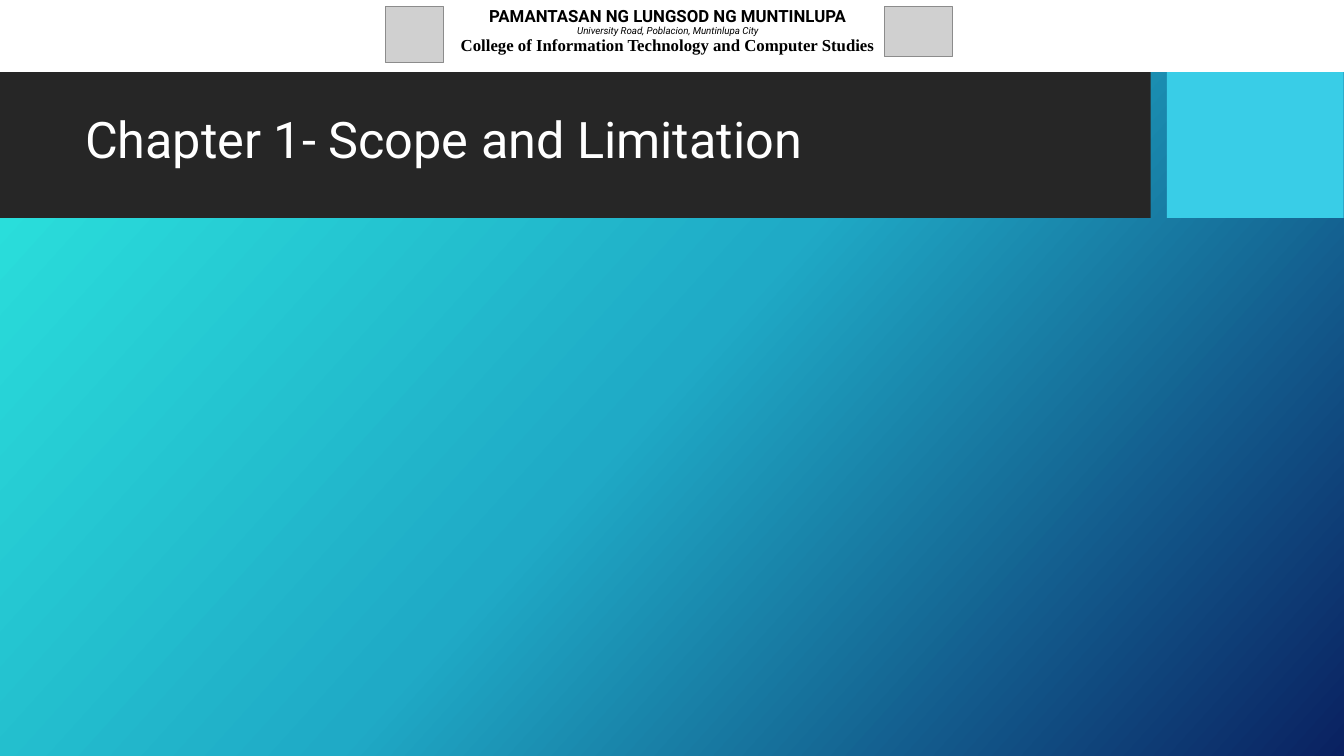
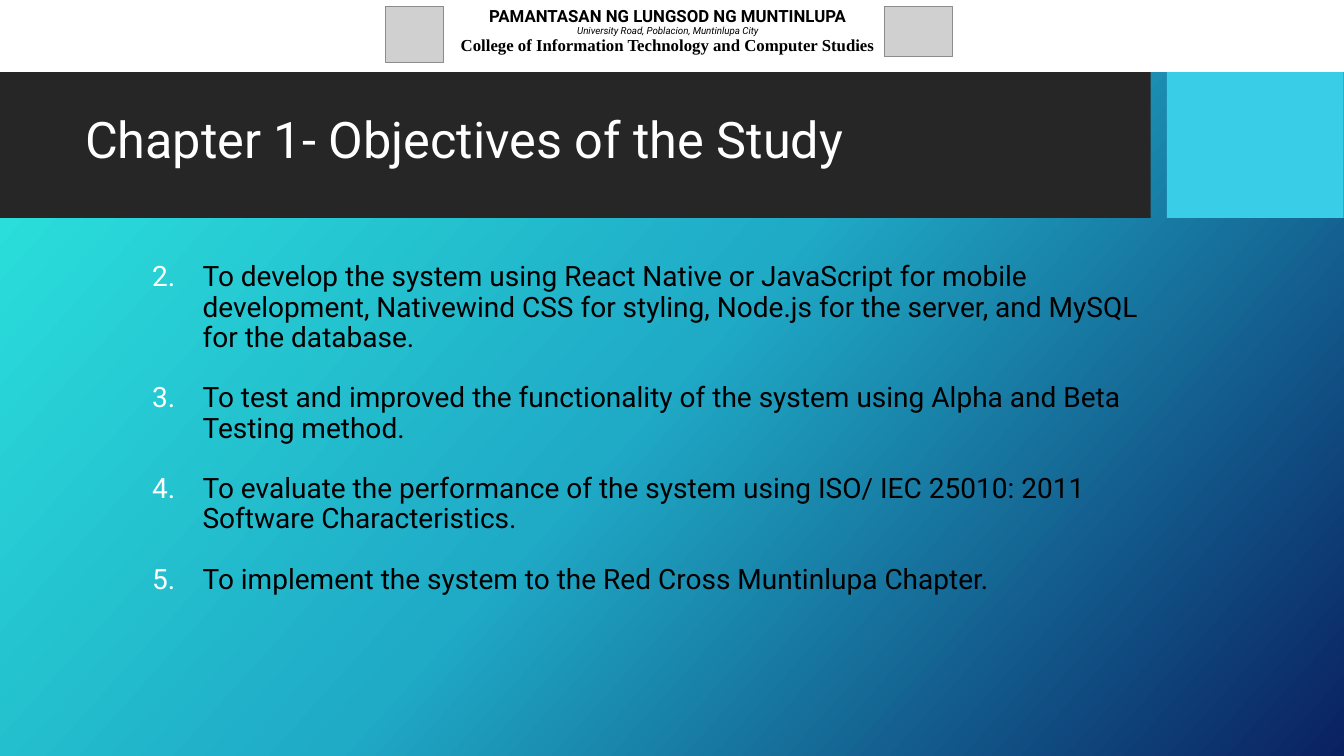
Before and after one commit to JcFaderanga/capstoneRepo, a slide deck: slide 6 of Proposal Defense - Presentation Slide Format.pptx. Drawn at 1344x756 pixels with LibreOffice and Linux fonts; fonts in the diff are those of the drawing; grey boxes stand for pictures; background and template pictures are left out. Boxes give left, top, right and bottom in pixels: in the first picture for what was removed or moved away, otherwise in the second. Text is boxed around its words. In the diff, an @@ line names an element or a change of style, - is before the commit and + after.

```diff
--- a/Proposal Defense - Presentation Slide Format.pptx
+++ b/Proposal Defense - Presentation Slide Format.pptx
@@ title at (x1=85, y1=119, x2=843, y2=169): text changed @@
-Chapter 1- Scope and Limitation
+Chapter 1- Objectives of the Study
@@ text added at (x1=203, y1=264, x2=1138, y2=595), 20 pt, text #000000 @@
+  2. To develop the system using React Native or JavaScript for mobile development, Nativewind CSS for styling, Node.js for the server, and MySQL for the database.
+  3. To test and improved the functionality of the system using Alpha and Beta Testing method.
+  4. To evaluate the performance of the system using ISO/ IEC 25010: 2011 Software Characteristics.
+  5. To implement the system to the Red Cross Muntinlupa Chapter.
```
Also in this commit, not shown: 9 other slides changed, 3 slides added, 3 other files.
